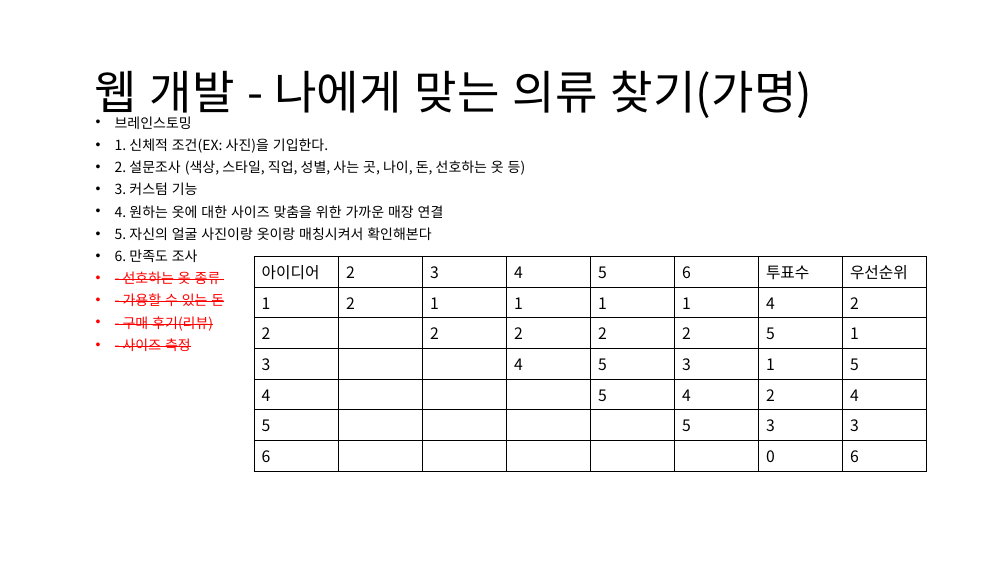
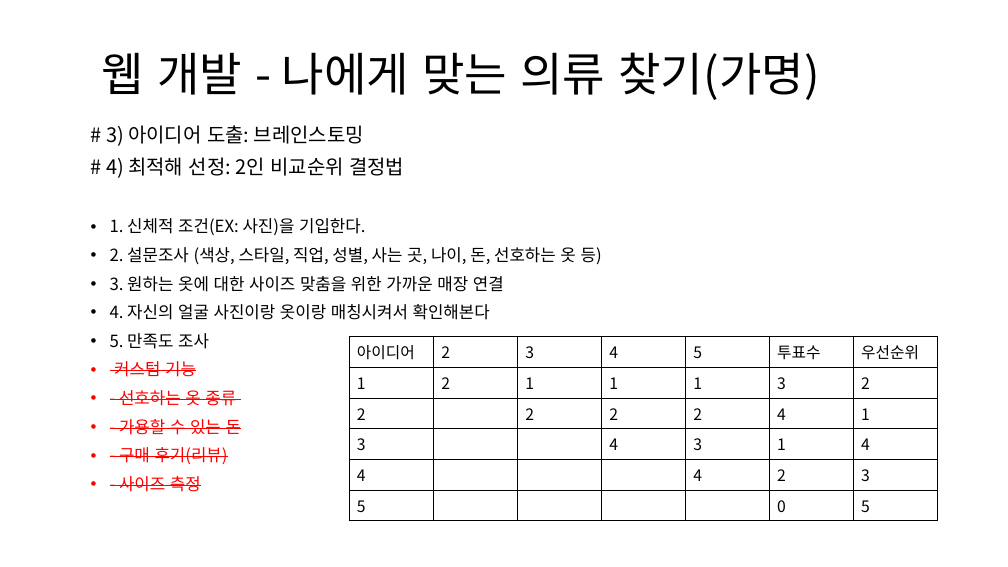
Before and after one commit to kimseukhwang/Engineering-Design, a slide deck: slide 3 of 공학설계입문__웹_아이디어.pptx. Drawn at 1008x567 pixels with LibreOffice and Linux fonts; fonts in the diff are those of the drawing. Boxes give left, top, right and bottom in pixels: in the first picture for what was removed or moved away, otherwise in the second. Text is boxed around its words. In the diff, an @@ line names an element or a change of style, - is before the commit and + after.

```diff
--- a/공학설계입문__웹_아이디어.pptx
+++ b/공학설계입문__웹_아이디어.pptx
@@ text "웹 개발 - 나에게 맞는 ...": place and size @@
-text "웹 개발 - 나에게 맞는 ..." at (94, 70, 813, 120)
+text "웹 개발 - 나에게 맞는 ..." at (102, 52, 820, 100)
@@ text "# 3) 아이디어 도출: 브레인스토밍": place and size @@
-text "# 3) 아이디어 도출: 브레인스토밍" at (115, 116, 526, 351)
+text "# 3) 아이디어 도출: 브레인스토밍" at (106, 125, 602, 492)
@@ text at (106, 125, 404, 178): text changed; size 13.3 to 19 pt @@
-• 브레인스토밍
+# 3) 아이디어 도출: 브레인스토밍
+# 4) 최적해 선정: 2인 비교순위 결정법
@@ text at (110, 218, 602, 492): size 13.3 to 16 pt in "1. 신체적 조건(EX: 사진)을 기입한다.", "2. 설문조사 (색상, 스타일, 직업, 성별, 사는 ...", "- 선호하는 옷 종류", "- 가용할 수 있는 돈" and 2 more places; line spacing 0.7 to 0.9 @@
@@ text at (110, 276, 504, 377): text changed; size 13.3 to 16 pt @@
-• 3. 커스텀 기능
-• 4. 원하는 옷에 대한 사이즈 맞춤을 위한 가까운 매장 연결
-• 5. 자신의 얼굴 사진이랑 옷이랑 매칭시켜서 확인해본다
-• 6. 만족도 조사
+• 3. 원하는 옷에 대한 사이즈 맞춤을 위한 가까운 매장 연결
+• 4. 자신의 얼굴 사진이랑 옷이랑 매칭시켜서 확인해본다
+• 5. 만족도 조사
+• 커스텀 기능
@@ table at (349, 337, 938, 521) @@
-아이디어 | 2 | 3 | 4 | 5 | 6 | 투표수 | 우선순위
-1 | 2 | 1 | 1 | 1 | 1 | 4 | 2
-2 |  | 2 | 2 | 2 | 2 | 5 | 1
-3 |  |  | 4 | 5 | 3 | 1 | 5
-4 |  |  |  | 5 | 4 | 2 | 4
-5 |  |  |  |  | 5 | 3 | 3
-6 |  |  |  |  |  | 0 | 6
+아이디어 | 2 | 3 | 4 | 5 | 투표수 | 우선순위
+1 | 2 | 1 | 1 | 1 | 3 | 2
+2 |  | 2 | 2 | 2 | 4 | 1
+3 |  |  | 4 | 3 | 1 | 4
+4 |  |  |  | 4 | 2 | 3
+5 |  |  |  |  | 0 | 5
@@ table: place and size @@
-table at (254, 256, 926, 471)
+table at (349, 337, 938, 521)
```
Also in this commit, not shown: 1 other slide changed, 4 other files.
